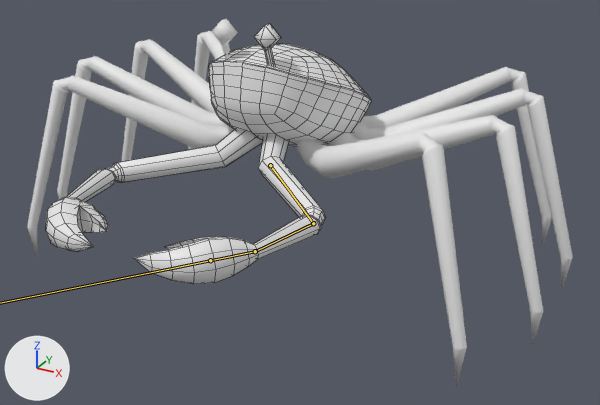
What one commit did to the FBX model Assets/Local/Bastien/Meshes/Clawster_Animations.fbx.
Both versions are drawn from a camera (50 mm lens) standing at (1.272, -2.229, 1.335) and looking at (0.137, -0.167, 0.304). Every picture has the same lights, and +X, +Y and +Z are marked at lower left. Both versions are drawn at frame 1 of the action 'Rig|Grab_R'; the numbers are the values there. The bones that change are drawn over the model as lines. Mesh edges are drawn as thin lines on the coarser meshes.

Objects in the first picture: 'Body_Main', 'Eye_L', 'Hand_L', 'Hand_R', 'LegA_L', 'LegA_R', 'LegB_L', 'LegB_R', 'LegC_L', 'LegC_R', 'LegD_L', 'LegD_R'.
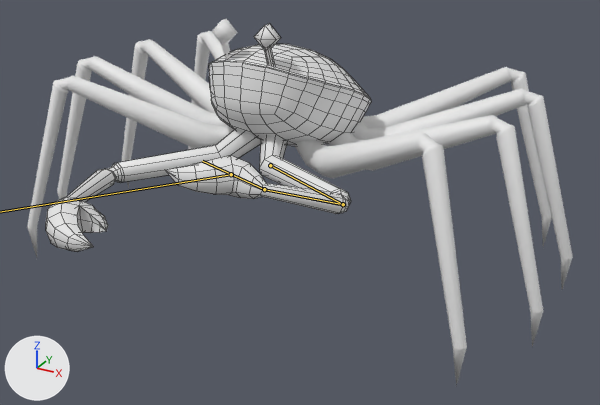
Where the change shows, as pixel boxes (x1, y1, x2, y2) in the pictures (600 x 405 px):
```json
{"object": "Hand_L", "change": "posed", "before": [134, 136, 326, 284], "after": [165, 136, 351, 214], "on screen": "47% shorter"}
{"bone": "Arm_L", "before": "(270, 165) to (313, 223)", "after": "(270, 165) to (343, 204)"}
{"bone": "Forearm_L", "before": "(313, 223) to (255, 251)", "after": "(343, 204) to (264, 189)"}
{"bone": "HandBase_L", "before": "(255, 251) to (168, 269)", "after": "(264, 189) to (202, 161)"}
```

Scene script edits in JSON lines:
```json
{"block": "bone_arm_l", "where": "bone_arm_l = bpy.data.objects['Rig'].pose.bones['Arm_L']  # child of 'Origin'"}
{"op": "set", "path": "bone_arm_l.rotation_quaternion", "old": "(1.0, 0.0, 0.0, 0.0)", "new": "(0.989, 0.012, -0.06, 0.137)", "note": "degrees (0, 0, 0) -> degrees (0, -7, 16)"}
{"block": "bone_forearm_l", "where": "bone_forearm_l = bpy.data.objects['Rig'].pose.bones['Forearm_L']  # child of 'Arm_L'"}
{"op": "set", "path": "bone_forearm_l.rotation_quaternion", "old": "(1.0, 0.0, 0.0, 0.0)", "new": "(0.901, 0.146, -0.026, -0.408)", "note": "degrees (0, 0, 0) -> degrees (17, 4, -48)"}
{"block": "bone_handbase_l", "where": "bone_handbase_l = bpy.data.objects['Rig'].pose.bones['HandBase_L']  # child of 'Forearm_L'"}
{"op": "set", "path": "bone_handbase_l.rotation_quaternion", "old": "(1.0, 0.0, 0.0, 0.0)", "new": "(0.978, 0.075, -0.002, -0.195)", "note": "degrees (0, 0, 0) -> degrees (8, 1, -22)"}
{"block": "bone_hand_ik_l", "where": "bone_hand_ik_l = bpy.data.objects['Rig'].pose.bones['Hand_IK_L']"}
{"op": "set", "path": "bone_hand_ik_l.location", "old": "(0.0, 0.0, 0.0)", "new": "(0.219, -0.144, 0.147)"}
```
